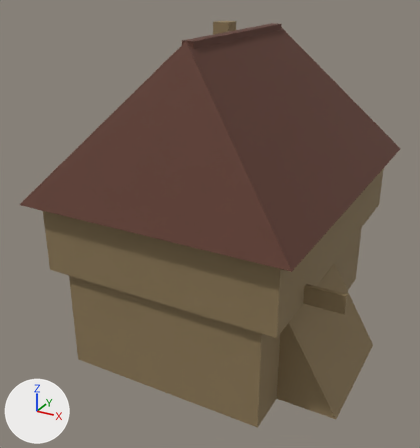
What one commit did to the glTF model assets/map3d_houses/townhouse_b.glb.
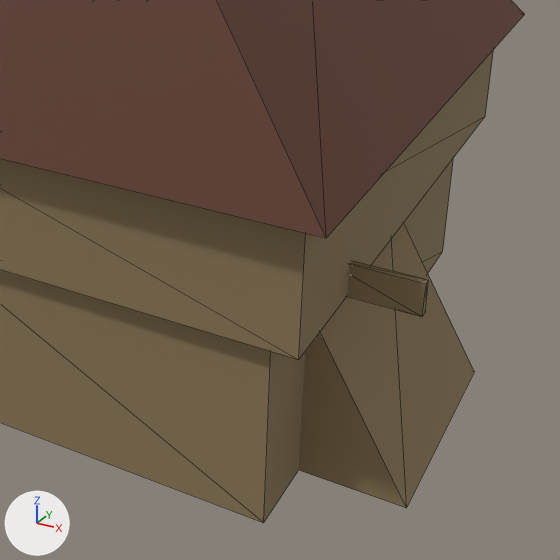
There are two pictures of each version: one whole from a 50 mm lens placed at (6.94, -14.91, 10.56), pointed at (-0.77, -0.9, 3.55), one close up on the part from 27% to 100% of the width and 31% to 100% of the height. The axes (+X, +Y, +Z) are drawn at lower left. The lights are the same throughout. The older version's two pictures come first. The close-ups show mesh edges as thin lines. Vertices at exactly the same position are counted once.

The first close-up shows 'townhouse_b'.
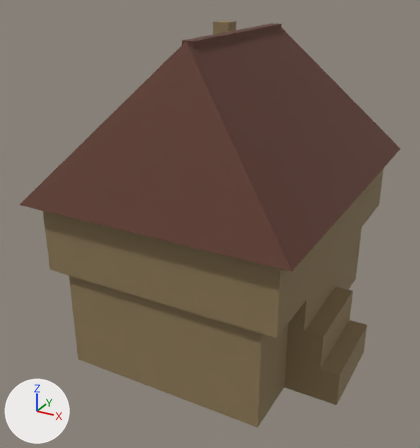
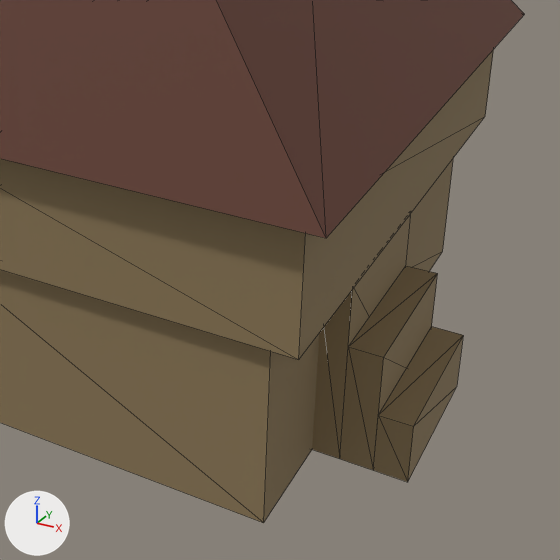
The newer file is also turned or shifted as a whole; pictures and numbers use the older file's frame.

Where the change shows, as pixel boxes (x1, y1, x2, y2) in the close-ups (560 x 560 px):
part 1 of me_cube, added (brown)
    after: (373, 327, 463, 482)
part 2 of me_cube, rebuilt (28% narrower, 10% shorter)
    before: (298, 223, 474, 508)
    after: (312, 214, 438, 470)
part 3 of me_cube, deleted (brown)
    before: (347, 260, 429, 317)

Patch to the scene script:
```diff
--- a/assets/map3d_houses/townhouse_b.glb.py
+++ b/assets/map3d_houses/townhouse_b.glb.py
@@ me_cube @@
 # used by ob_townhouse_b; location = (0.0, 0.0, 0.0)
-me_cube.from_pydata(...)  # 52 vertices, 76 faces; spans x -4.15..4.15, y -5.0..5.0, z 0.0..9.0
+me_cube.from_pydata(...)  # 60 vertices, 92 faces; spans x -4.15..4.0, y -5.0..5.0, z 0.0..9.0
+# me_cube part 1: a new loose piece, a box spanning x 3.48..4.0, y -2.63..0.0, z 0.0..0.99, in mat_wall (brown #8c7856)
+# me_cube part 2: the loose piece of 6 vertices spanning x 2.41..4.15, y -3.15..0.53, z 0.0..2.97 is rebuilt with 14 vertices and now spans x 2.43..3.48, y -2.63..0.0, z 0.0..2.97
+# me_cube part 3: the loose piece of 8 vertices spanning x 2.54..4.02, y -2.92..-2.8, z 2.97..3.47 is deleted
 me_cube.materials.append(mat_wall)
```
